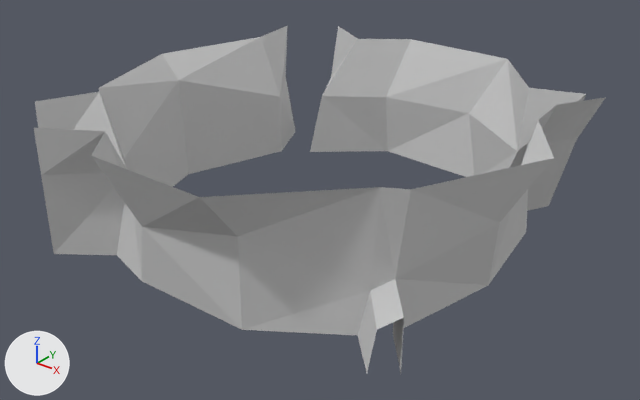
An edit to the FBX model Assets/Prefabs/meshes/wall.FBX, drawn before and after from the same camera.
The view is the same before and after, from a 50 mm lens placed at (25.9, -32.4, 21.6), pointed at (0.6, -0.8, 2.0). Arrows for +X, +Y and +Z are at lower left; the lights stay in place.

Names of what the first picture shows: 'wall'.
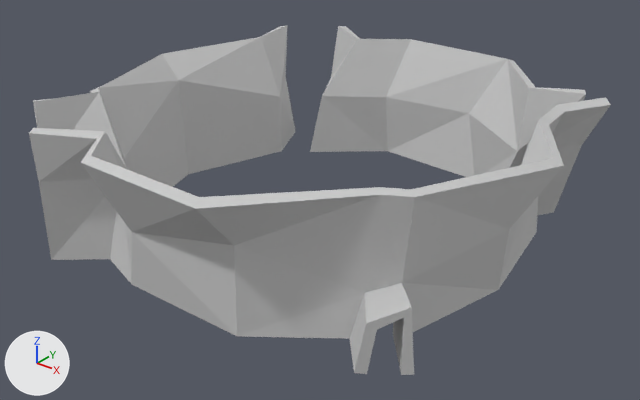
Commit message: wall shell update

Changed parts and their boxes (x1, y1, x2, y2) in the pictures (640 x 400 px):
'wall', reshaped: before (34, 25, 606, 372); after (29, 25, 611, 375)
part 1 of me_mesh, added: after (29, 26, 611, 375)

The edits, one by one:
me_mesh is used by ob_wall; location (0.28, 0.13, 0.14).
me_mesh had 70 vertices, 74 faces and spanned x -12.0..12.0, y -11.8..11.6, z 0.0..7.1.
me_mesh now has 140 vertices, 202 faces and spans x -12.3..12.4, y -12.2..11.9, z -0.2..7.1.
Part 1, on me_mesh:
70 vertices are added at x -12.3..12.4, y -12.2..11.9, z -0.2..7.0.
128 new faces join them.
